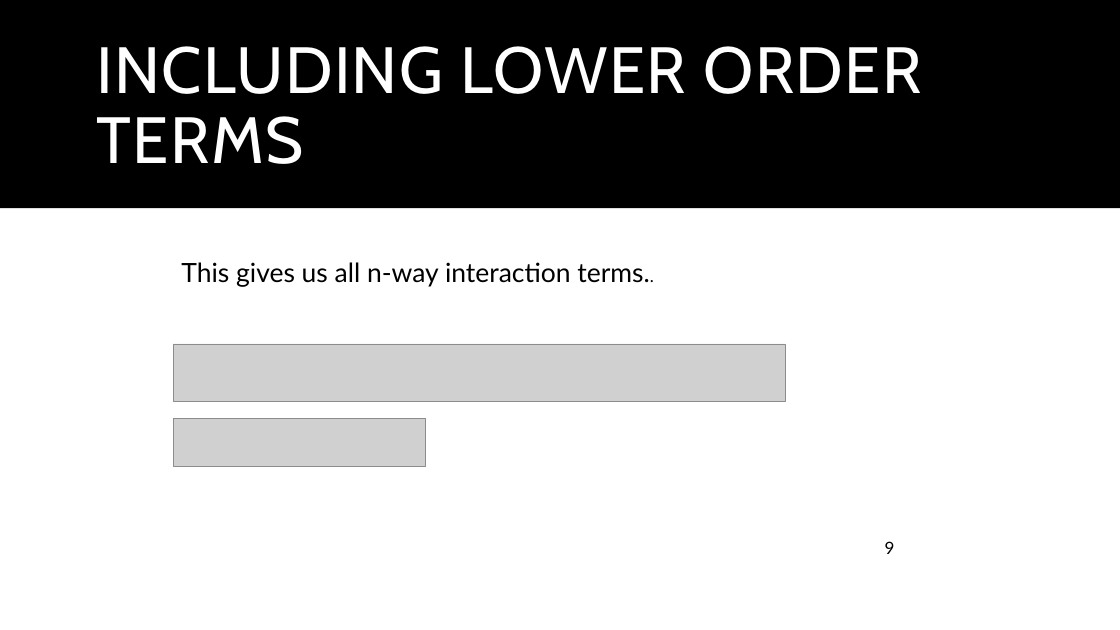
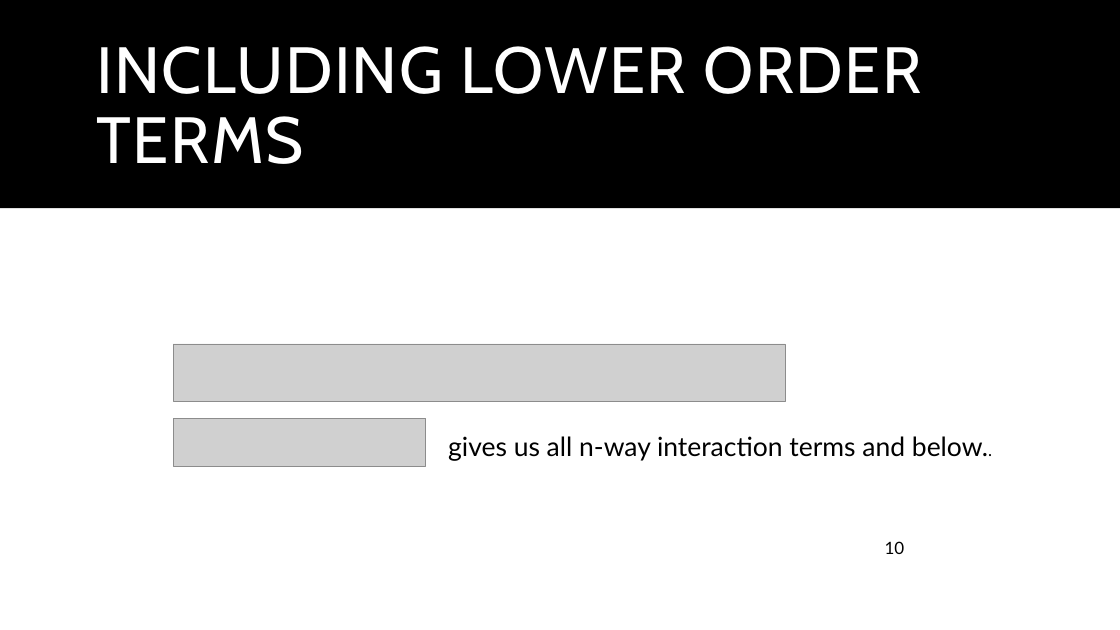
Before and after one commit to Macafry/RadialBasisFunction, a slide deck: slide 10 of Math3190Final.pptx (slide 9 before the commit). Drawn at 1120x630 pixels with LibreOffice and Linux fonts; fonts in the diff are those of the drawing; grey boxes stand for pictures. Boxes give left, top, right and bottom in pixels: in the first picture for what was removed or moved away, otherwise in the second. Text is boxed around its words. In the diff, an @@ line names an element or a change of style, - is before the commit and + after.

```diff
--- a/Math3190Final.pptx
+++ b/Math3190Final.pptx
@@ text at (448, 436, 988, 461): text changed @@
-This gives us all n-way interaction terms..
+gives us all n-way interaction terms and below..
@@ page number at (885, 541, 905, 554): text changed @@
-9
+10
```
Also in this commit, not shown: 2 other slides changed, 4 slides added, 2 other files.
